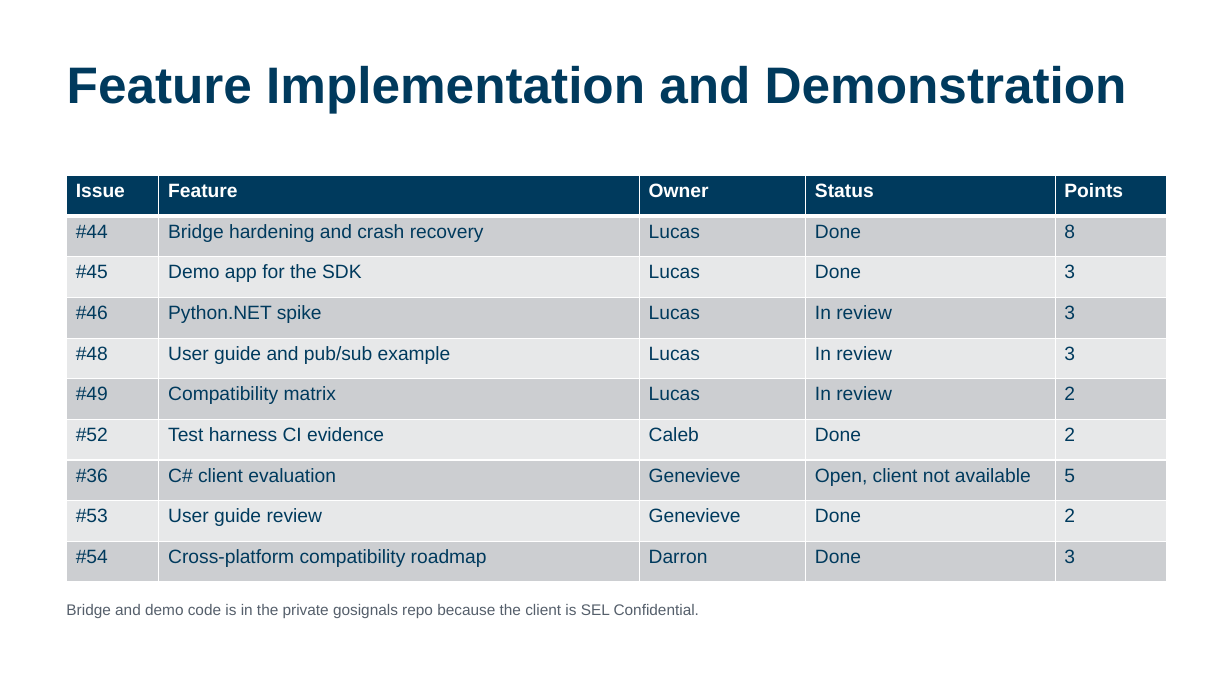
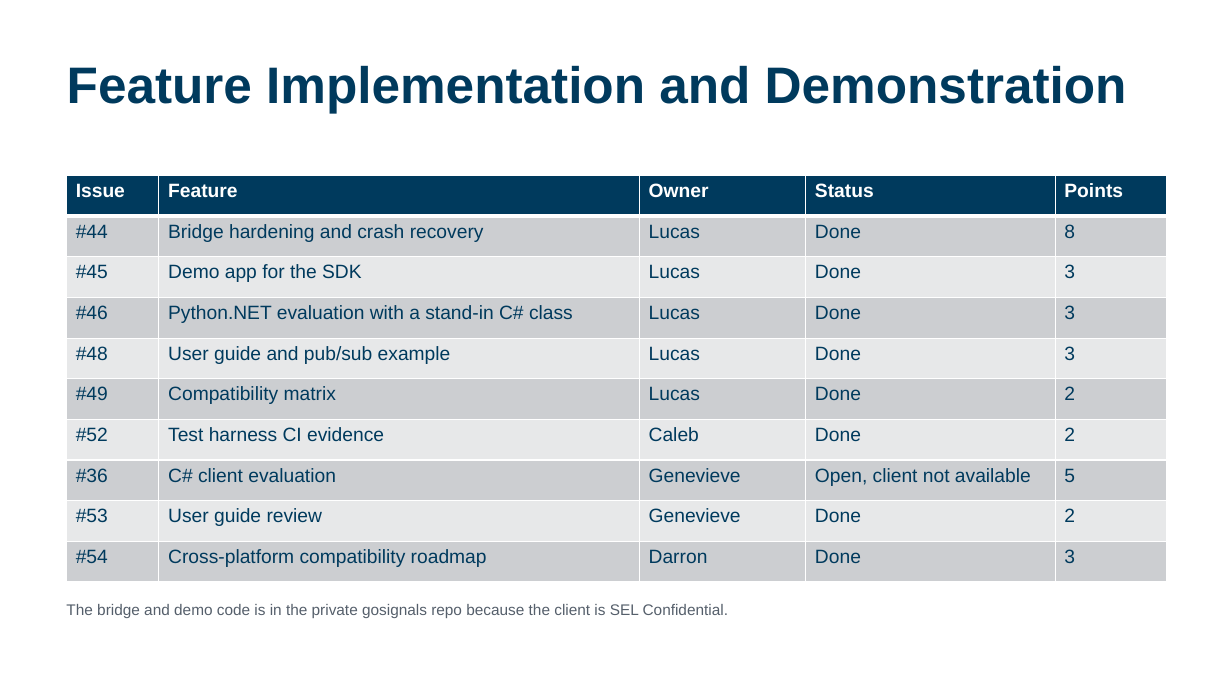
Before and after one commit to calebh13/sel-blueframe-sdk, a slide deck: slide 4 of Sprints/Sprint_5/Sprint 5 Presentation.pptx. Drawn at 1232x693 pixels with LibreOffice and Linux fonts; fonts in the diff are those of the drawing. Boxes give left, top, right and bottom in pixels: in the first picture for what was removed or moved away, otherwise in the second. Text is boxed around its words. In the diff, an @@ line names an element or a change of style, - is before the commit and + after.

```diff
--- a/Sprints/Sprint_5/Sprint 5 Presentation.pptx
+++ b/Sprints/Sprint_5/Sprint 5 Presentation.pptx
@@ table at <box>67,176,1166,582</box> @@
-row 4, column 2: Python.NET spike
+row 4, column 2: Python.NET evaluation with a stand-in C# class
-row 4, column 4: In review
+row 4, column 4: Done
-row 5, column 4: In review
+row 5, column 4: Done
-row 6, column 4: In review
+row 6, column 4: Done
@@ text at <box>66,604,728,618</box>: text changed @@
-Bridge and demo code is in the private gosignals repo because the client is SEL Confidential.
+The bridge and demo code is in the private gosignals repo because the client is SEL Confidential.
```
Also in this commit, not shown: 14 other slides changed.
